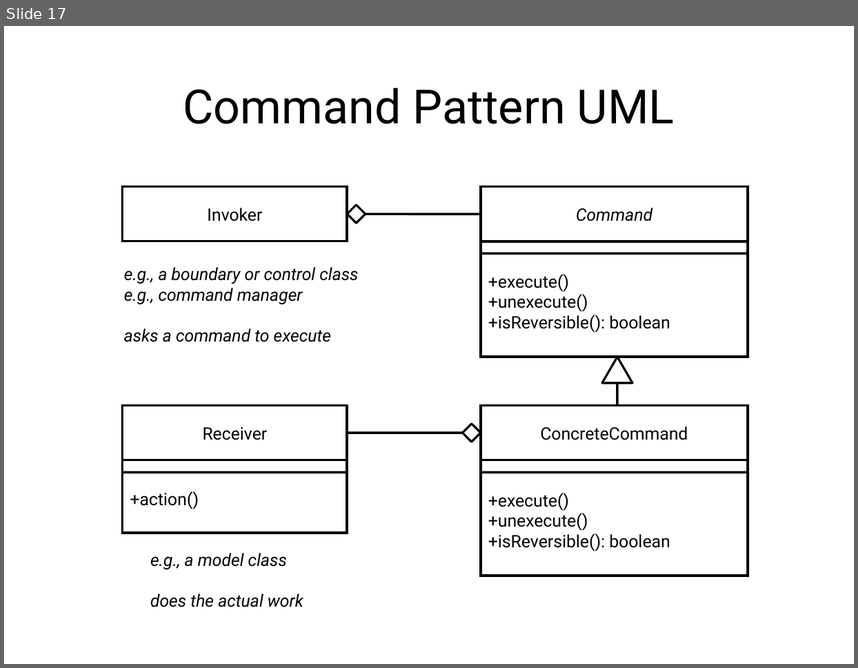
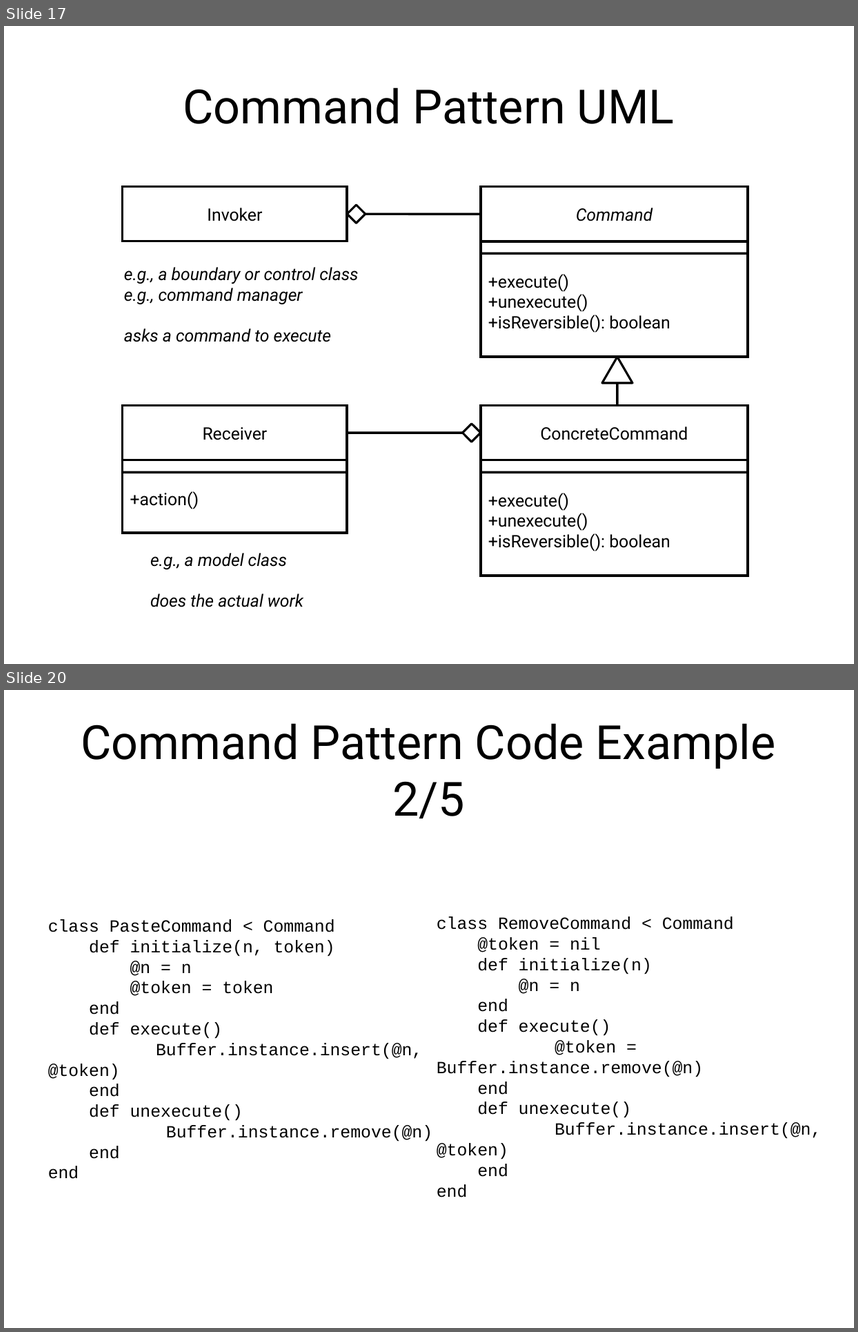
Before and after one commit to abramhindle/ruby-design-patterns, a slide deck: ruby-design-patterns-partI.odp. Shown one above the other, each under a label of ours: slide 17 before the commit, slides 17 and 20 after it; the slides between them are not shown. The pictures are 858x668 and 858x1332 pixels, drawn with LibreOffice and Linux fonts; fonts in the diff are those of the drawing. Boxes give left, top, right and bottom in pixels: in the first picture for what was removed or moved away, otherwise in the second. Text is boxed around its words. In the diff, an @@ line names an element or a change of style, - is before the commit and + after.

```diff
--- a/ruby-design-patterns-partI.odp
+++ b/ruby-design-patterns-partI.odp
@@ slide 20 added at [4,690,854,1328], background #FFFFFF @@
@@ title added at [81,723,776,819], 44 pt, text #000000 @@
+Command Pattern Code Example 2/5
@@ text added at [437,916,821,1159], 16 pt, text #000000 @@
+class RemoveCommand < Command
+@token = nil
+def initialize(n)
+@n = n
+end
+def execute()
+@token = Buffer.instance.remove(@n)
+end
+def unexecute()
+Buffer.instance.insert(@n, @token)
+end
+end
@@ text added at [48,919,432,1179], 16 pt, text #000000 @@
+class PasteCommand < Command
+def initialize(n, token)
+@n = n
+@token = token
+end
+def execute()
+Buffer.instance.insert(@n, @token)
+end
+def unexecute()
+Buffer.instance.remove(@n)
+end
+end
```
Also in this commit, not shown: 1 slide changed, 4 other slides added, 1 other file.
